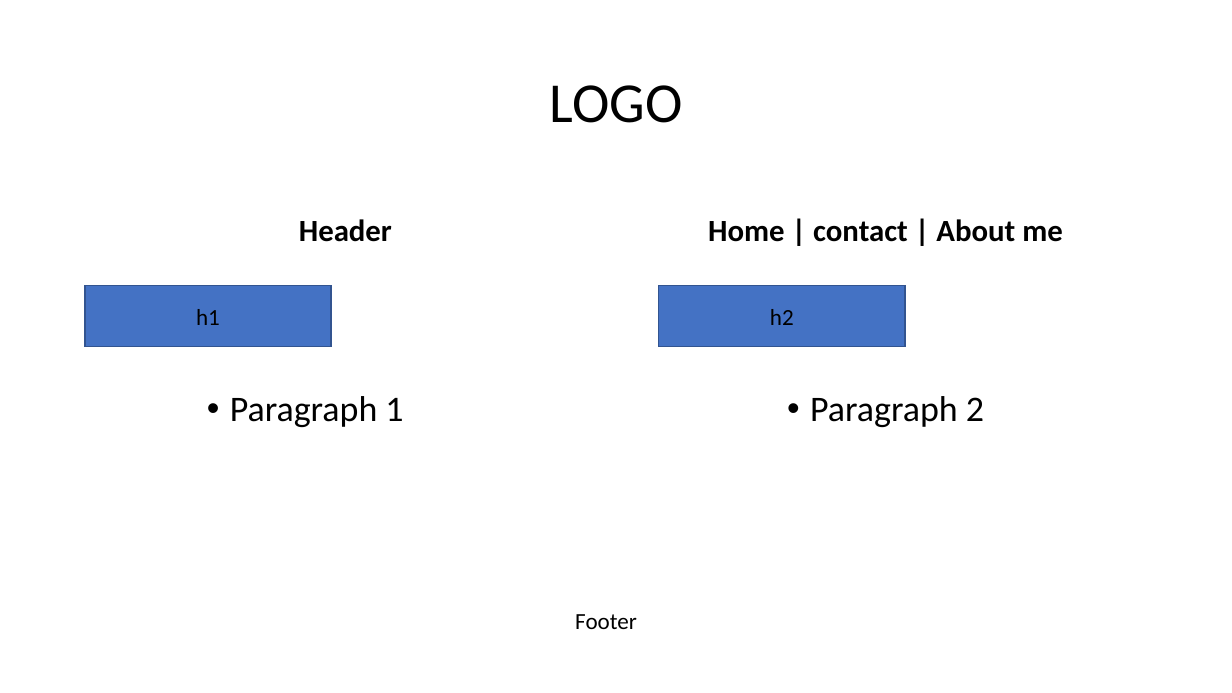
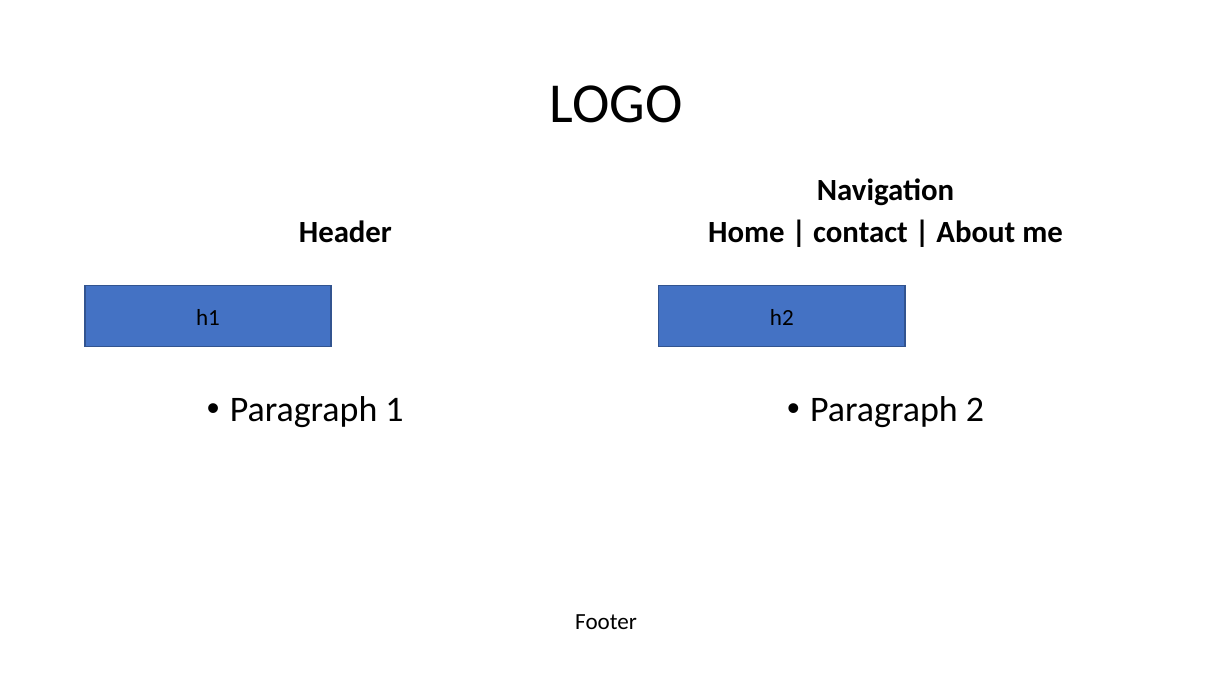
Before and after one commit to TheBlackHorsemanGuts/MyFirstWebsite, a slide deck: slide 1 of WireFrame.pptx. Drawn at 1232x693 pixels with LibreOffice and Linux fonts; fonts in the diff are those of the drawing. Boxes give left, top, right and bottom in pixels: in the first picture for what was removed or moved away, otherwise in the second. Text is boxed around its words. In the diff, an @@ line names an element or a change of style, - is before the commit and + after.

Commit message:
updatev2 (WireFrame)

```diff
--- a/WireFrame.pptx
+++ b/WireFrame.pptx
@@ text at (817, 178, 954, 206): paragraph added @@
+Navigation
```
